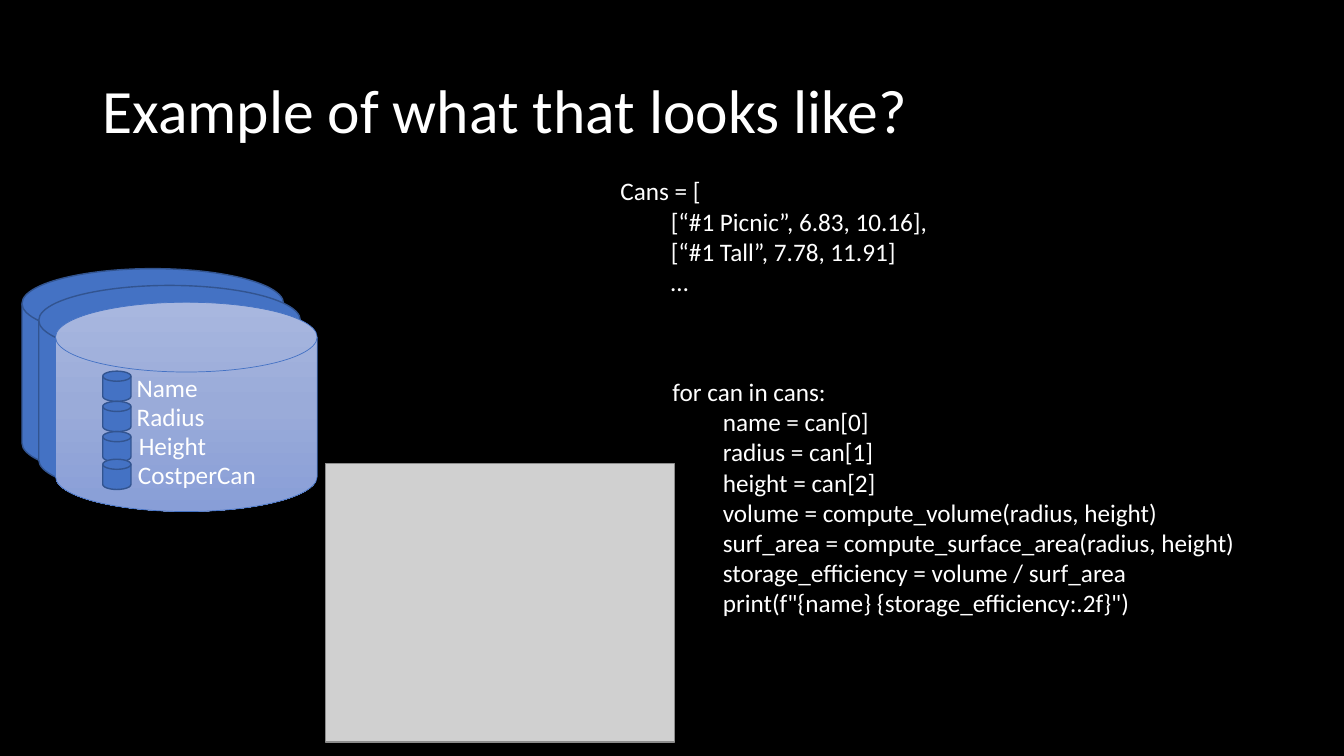
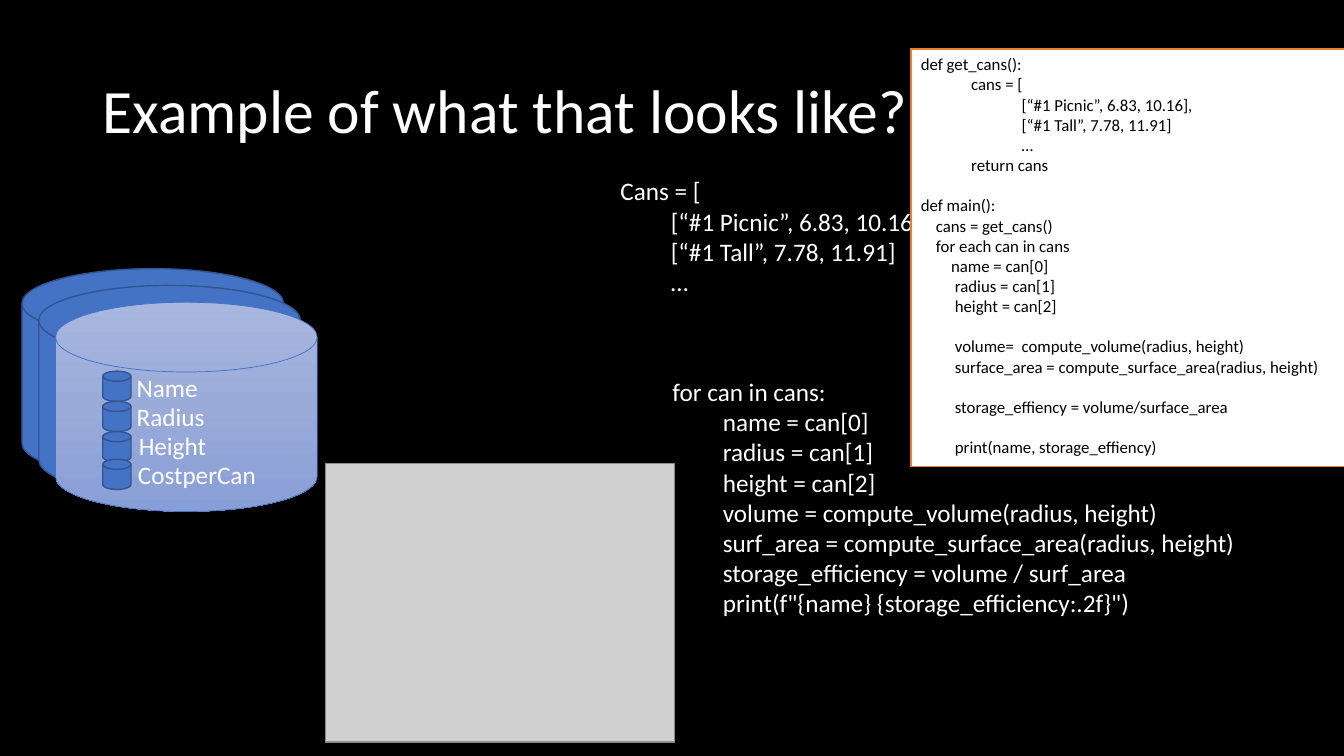
Before and after one commit to BroClements/CSE111ProgwFunctions, a slide deck: slide 26 of CSE111W04_FunctionDetails.pptx. Drawn at 1344x756 pixels with LibreOffice and Linux fonts; fonts in the diff are those of the drawing; grey boxes stand for pictures. Boxes give left, top, right and bottom in pixels: in the first picture for what was removed or moved away, otherwise in the second. Text is boxed around its words. In the diff, an @@ line names an element or a change of style, - is before the commit and + after.

```diff
--- a/CSE111W04_FunctionDetails.pptx
+++ b/CSE111W04_FunctionDetails.pptx
@@ rectangle added at box(911, 49, 1344, 467), fill #FFFFFF, outline #ED7D31 1 pt, 12 pt, text #000000 @@
+def get_cans():
+cans = [
+[“#1 Picnic”, 6.83, 10.16],
+[“#1 Tall”, 7.78, 11.91]
+…
+return cans
+def main():
+cans = get_cans()
+for each can in cans
+name = can[0]
+radius = can[1]
+height = can[2]
+volume= compute_volume(radius, height)
+surface_area = compute_surface_area(radius, height)
+storage_effiency = volume/surface_area
+print(name, storage_effiency)
```
Also in this commit, not shown: 6 other slides changed, 1 slide added, 4 other files.
